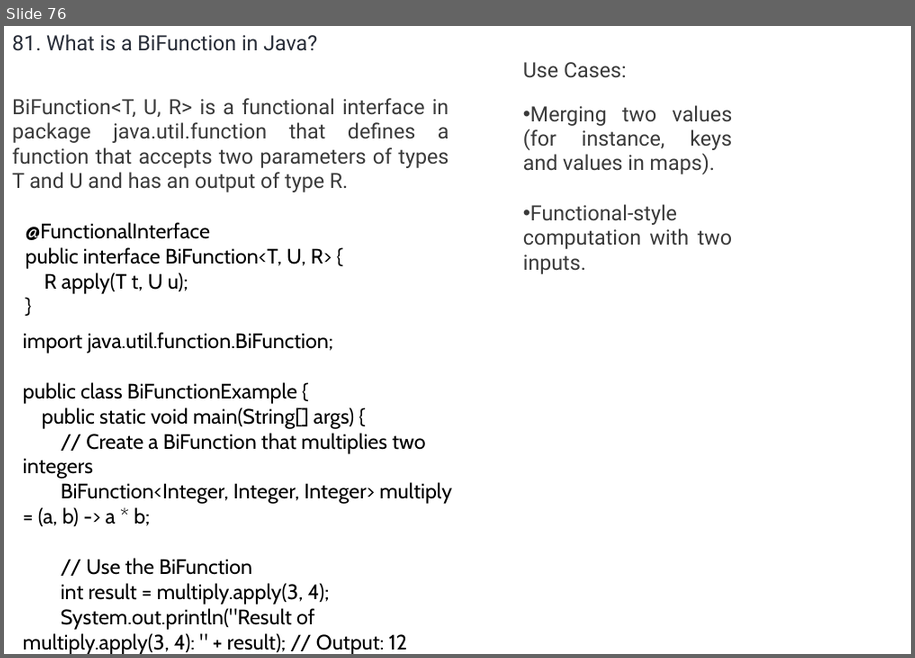
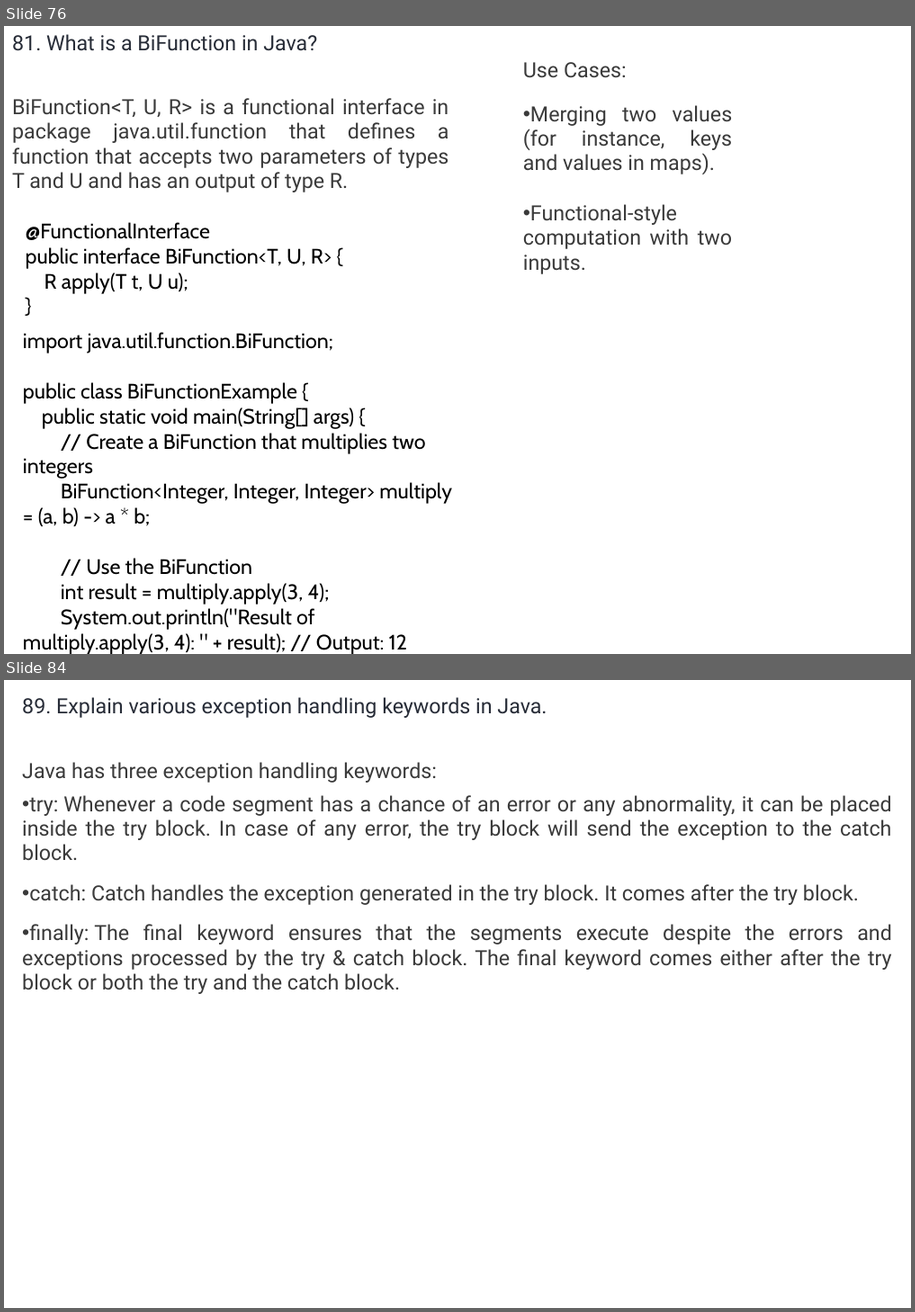
Before and after one commit to umalavanya/FullStackDevelopement_JavaSpring_SQL_ReactProjects, a slide deck: UmaTeachingMaterial/Java/Java-Interview-QA-Intellipaat.pptx. Shown one above the other, each under a label of ours: slide 76 before the commit, slides 76 and 84 after it; the slides between them are not shown. The pictures are 915x658 and 915x1312 pixels, drawn with LibreOffice and Linux fonts; fonts in the diff are those of the drawing. Boxes give left, top, right and bottom in pixels: in the first picture for what was removed or moved away, otherwise in the second. Text is boxed around its words. In the diff, an @@ line names an element or a change of style, - is before the commit and + after.

```diff
--- a/UmaTeachingMaterial/Java/Java-Interview-QA-Intellipaat.pptx
+++ b/UmaTeachingMaterial/Java/Java-Interview-QA-Intellipaat.pptx
@@ slide 84 added at [4, 680, 911, 1308], background #FFFFFF @@
@@ text added at [22, 697, 892, 994], 18 pt, text #3A3A3A @@
+89. Explain various exception handling keywords in Java.
+Java has three exception handling keywords:
+• try: Whenever a code segment has a chance of an error or any abnormality, it can be placed inside the try block. In case of any error, the try block will send the exception to the catch block.
+• catch: Catch handles the exception generated in the try block. It comes after the try block.
+• finally: The final keyword ensures that the segments execute despite the errors and exceptions processed by the try & catch block. The final keyword comes either after the try block or both the try and the catch block.
```
Also in this commit, not shown: 1 slide changed, 25 other slides added, 26 slides removed.
